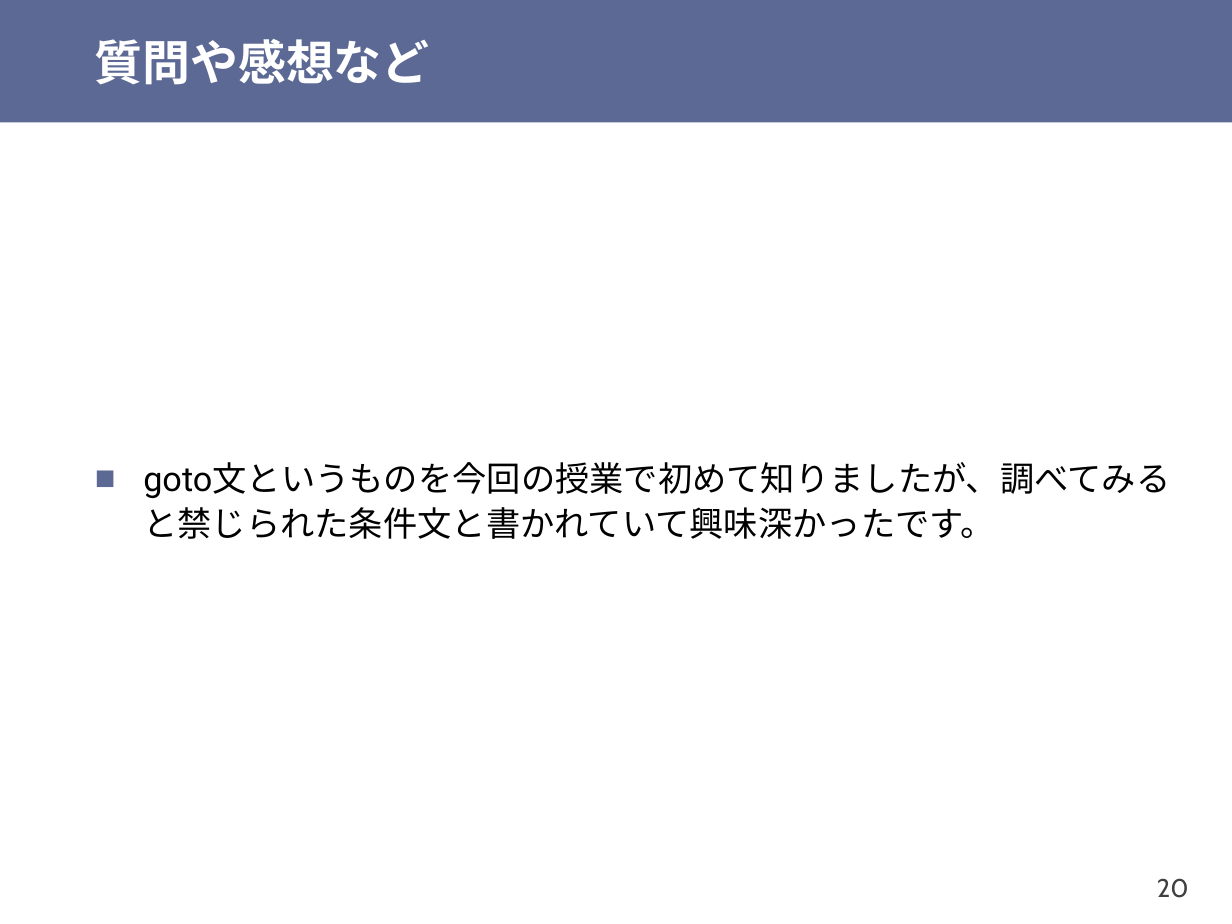
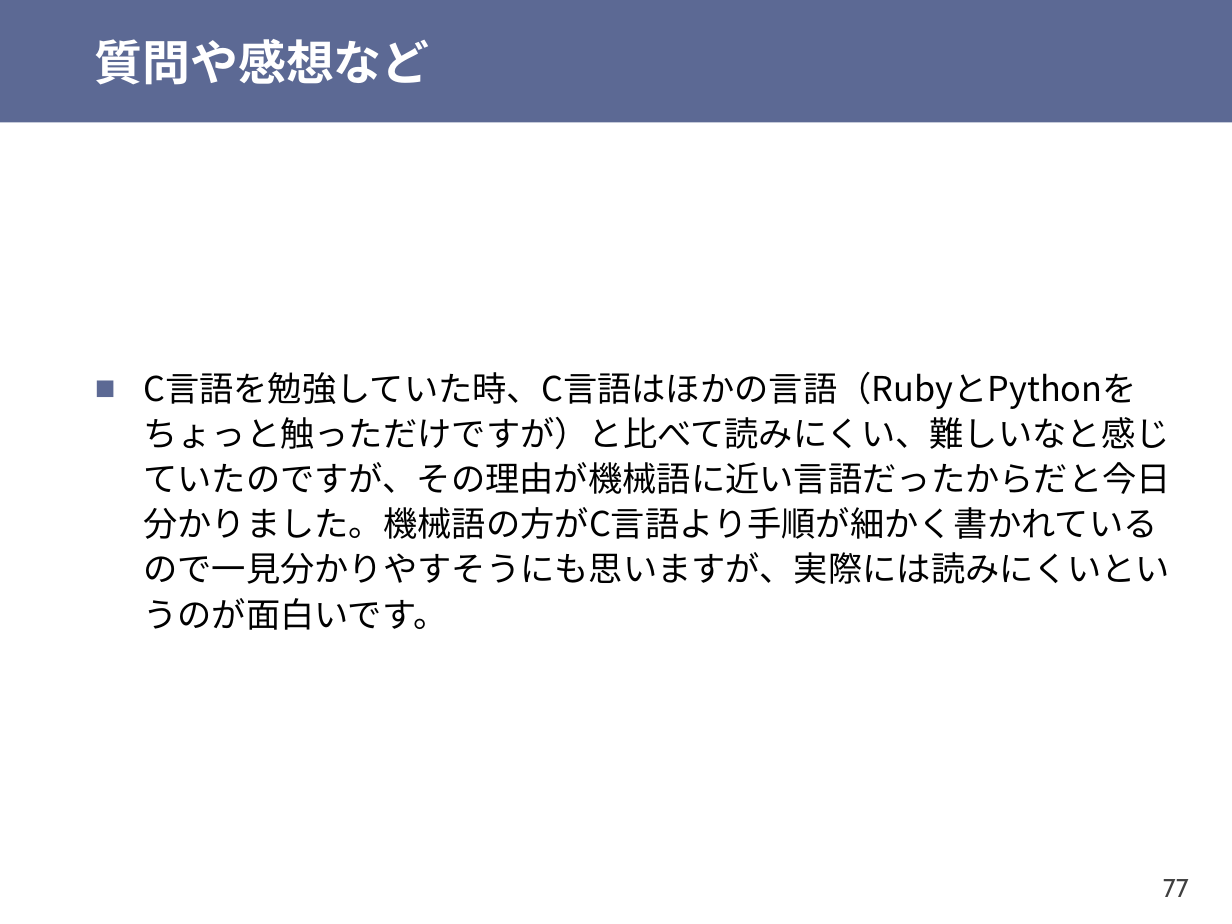
Before and after one commit to shioyadan/otya-computer-architecture-i, a slide deck: slide 77 of cai-shioya-03.pptx (slide 20 before the commit). Drawn at 1232x924 pixels with LibreOffice and Linux fonts; fonts in the diff are those of the drawing. Boxes give left, top, right and bottom in pixels: in the first picture for what was removed or moved away, otherwise in the second. Text is boxed around its words. In the diff, an @@ line names an element or a change of style, - is before the commit and + after.

```diff
--- a/cai-shioya-03.pptx
+++ b/cai-shioya-03.pptx
@@ text at (x1=143, y1=372, x2=1171, y2=630): text changed; font Roboto to Noto Sans CJK JP @@
-■ goto文というものを今回の授業で初めて知りましたが、調べてみると禁じられた条件文と書かれていて興味深かったです。
+■ C言語を勉強していた時、C言語はほかの言語（RubyとPythonをちょっと触っただけですが）と比べて読みにくい、難しいなと感じていたのですが、その理由が機械語に近い言語だったからだと今日分かりました。機械語の方がC言語より手順が細かく書かれているので一見分かりやすそうにも思いますが、実際には読みにくいというのが面白いです。
@@ page number at (x1=1163, y1=879, x2=1189, y2=897): text changed @@
-20
+77
```
Also in this commit, not shown: 18 other slides changed, 27 slides added, 24 slides removed, 1 other file.
